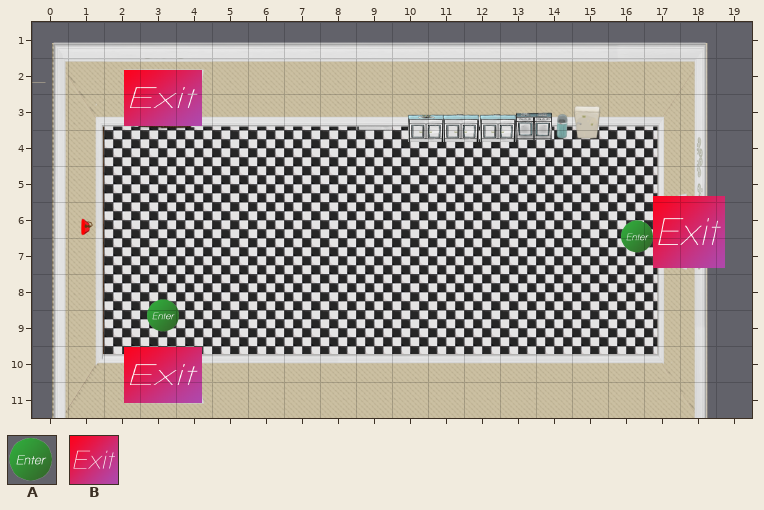
Two versions of a level (Tiled map, Tiled Maps/Kitchen_Clean.tmx). The first picture shows the starting point.
Cells are 100x100 px. Shown: x 0..19, y 1..11.
Key: from "Enter_Exit": A 0; from "ExitObject": B 0.
Objects are placed by their top-left corner, in cells (3,4 is the top-left corner of cell 3,4); size is 1x1 cell unless given.
Layers that did not change in this view are not listed.
Objects on layer "Entrance_Exits" before:
B "Backyard" at 2.6,2.3 size 2.2x1.6
A at 16.3,6.5
B "ToBathroom" at 17.3,5.8 size 2x2
A at 3.2,8.7
B "ToDining" at 2.6,10 size 2.2x1.6
New version:
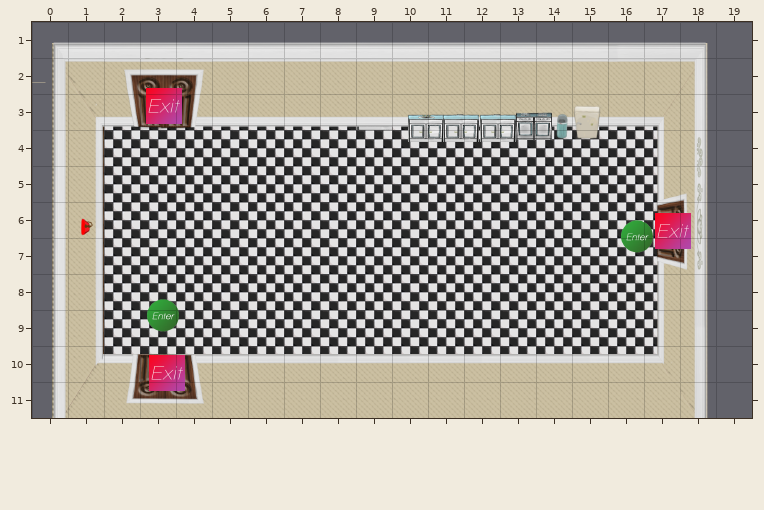
The exact change:
Layer "Entrance_Exits":
changed: B "Backyard" at 2.6,2.3 size 2.2x1.6 -> B "Backyard" at 3.2,2.8
changed: B "ToBathroom" at 17.3,5.8 size 2x2 -> B "ToBathroom" at 17.3,6.3
changed: B "ToDining" at 2.6,10 size 2.2x1.6 -> B "ToDining" at 3.3,10.3
Changed places in both pictures, as pixel boxes (x1, y1, x2, y2):
changed: (124, 70, 202, 126)
changed: (653, 196, 725, 268)
changed: (124, 347, 202, 403)
